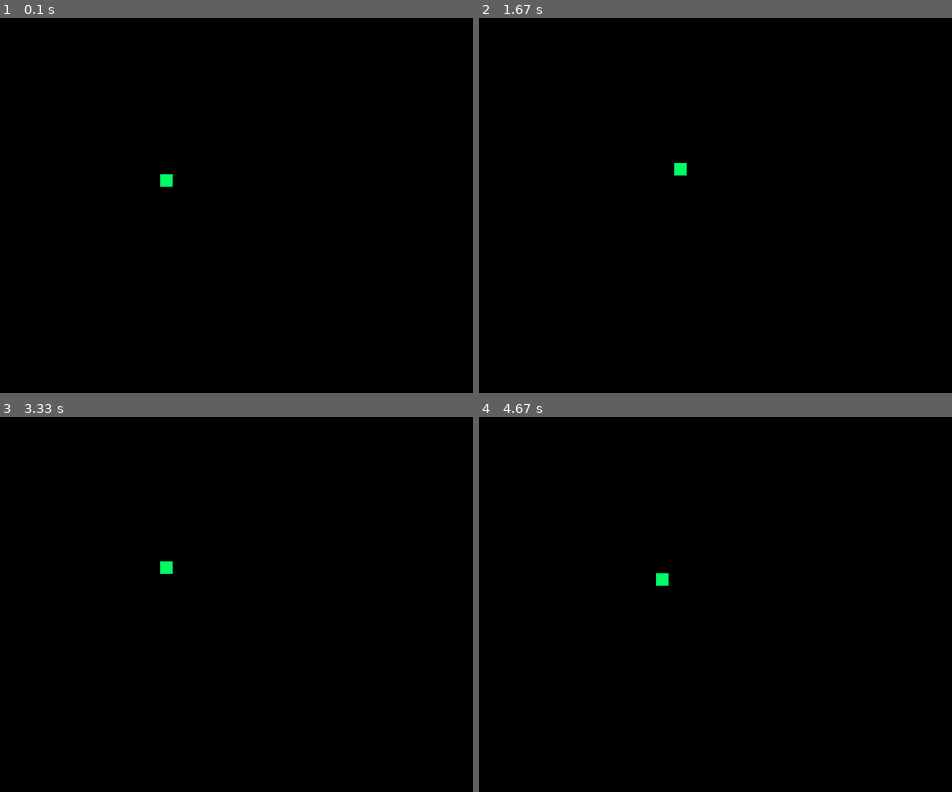
Above: before the commit, frames 1-4 (two rows, left to right).
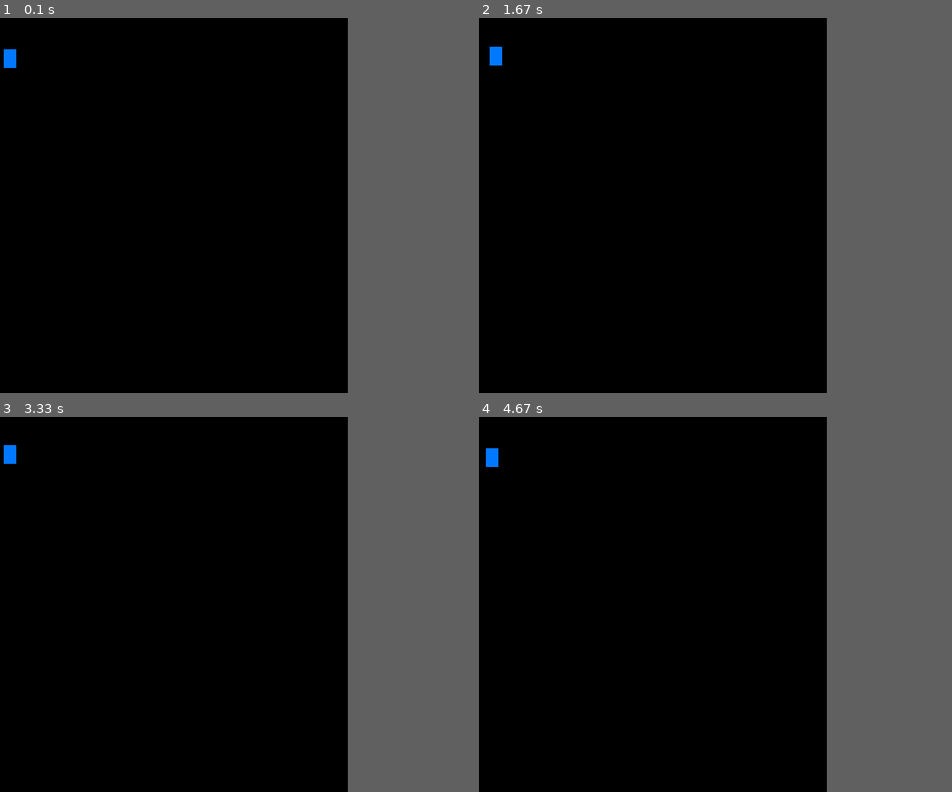
Above: after the commit, the same moments.

Repository: TeodorCS/Pygame-basic-game
Game: pygame game, started from Basicpygame.py
Same seed, same stepped clock (60 frames per second), same inputs: the game is played once before the commit and once after it.
Inputs:
- Up to frame 1 (0.1 s): no input
- Up to frame 2 (1.67 s): hold D 0.33-0.8 s; hold W 0.83-1.13 s; hold D 1.17-1.63 s
- Up to frame 3 (3.33 s): hold A 1.67-2.2 s; hold S 2.23-2.53 s; hold A 2.57-2.97 s; hold W from 3 s (still down)
- Up to frame 4 (4.67 s): release W at 3.37 s; hold D 3.4-4.03 s; hold S 4.07-4.43 s; hold A from 4.47 s (still down)
In our replay, the window is 800x600 before the commit and 600x600 after it. These sizes can differ from the game's own. Grey fills any space a smaller window leaves; there, only what the larger window draws over its background counts as a difference.

The runs differ from the first frame. In frame 1, 0.2% of the frame differs, in the area x 0-37%, y 8-45%; in frame 2, 0.2%; in frame 3, 0.2%; in frame 4, 0.2%.

Commit message:
Update Basicpygame.py

Diff:
--- a/Basicpygame.py
+++ b/Basicpygame.py
@@ -2,34 +2,41 @@
 
 pygame.init()
 
-SCREEN_WIDTH = 800
+SCREEN_WIDTH = 600
 SCREEN_HEIGHT = 600
+
+x=50
+y=50
+width = 20
+height = 30
+vel = 0.2
 
 screen = pygame.display.set_mode((SCREEN_WIDTH, SCREEN_HEIGHT))
 
-player = pygame.Rect((300, 250, 20 ,20))
+
 
 run = True
 
 while run:
 
-	screen.fill ((0, 0, 0))
-
-	pygame.draw.rect(screen, (0, 255 ,100), player)
-
-	key = pygame.key.get_pressed()
-	if key[pygame.K_a] == True:
-		player.move_ip(-1 , 0)
-	elif key[pygame.K_d] == True:
-		player.move_ip(+1 , 0)
-	elif key[pygame.K_w] == True:
-		player.move_ip(0 , -1)
-	elif key[pygame.K_s] == True:
-		player.move_ip(0 , +1)
-
 	for event in pygame.event.get():
 		if event.type == pygame.QUIT:
 			run = False
+
+	key = pygame.key.get_pressed()
+	if key[pygame.K_a] and x > vel:
+		x -= vel
+	if key[pygame.K_d] and x < SCREEN_HEIGHT - width - vel:
+		x += vel
+	if key[pygame.K_w] and y > vel:
+		y -= vel
+	if key[pygame.K_s] and y < SCREEN_WIDTH - height - vel:
+		y += vel
+
+	screen.fill ((0, 0, 0))
+
+	pygame.draw.rect(screen, (0, 120 , 255), (x, y, width ,height))
+
 	pygame.display.update()
 
 
